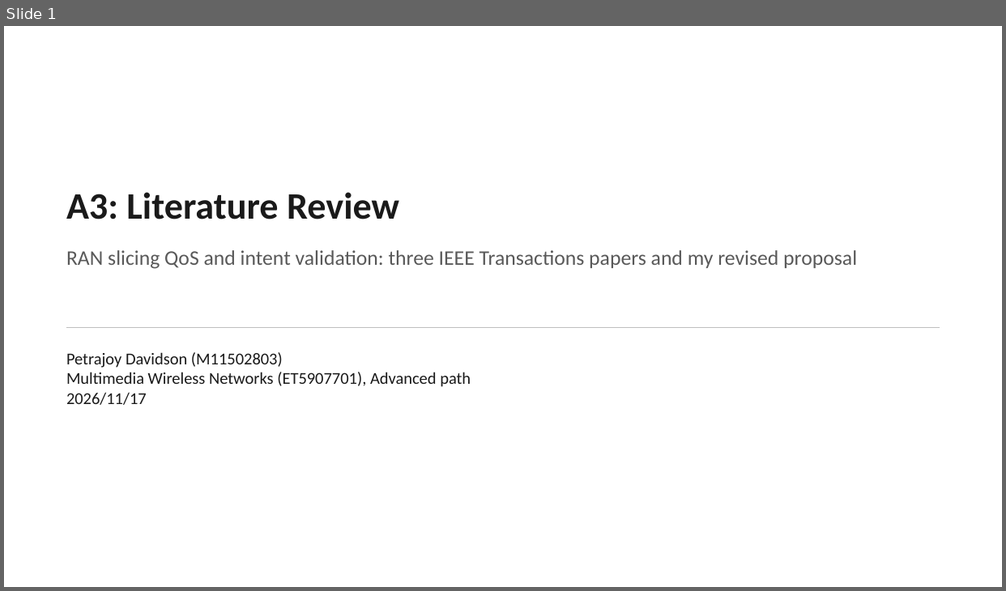
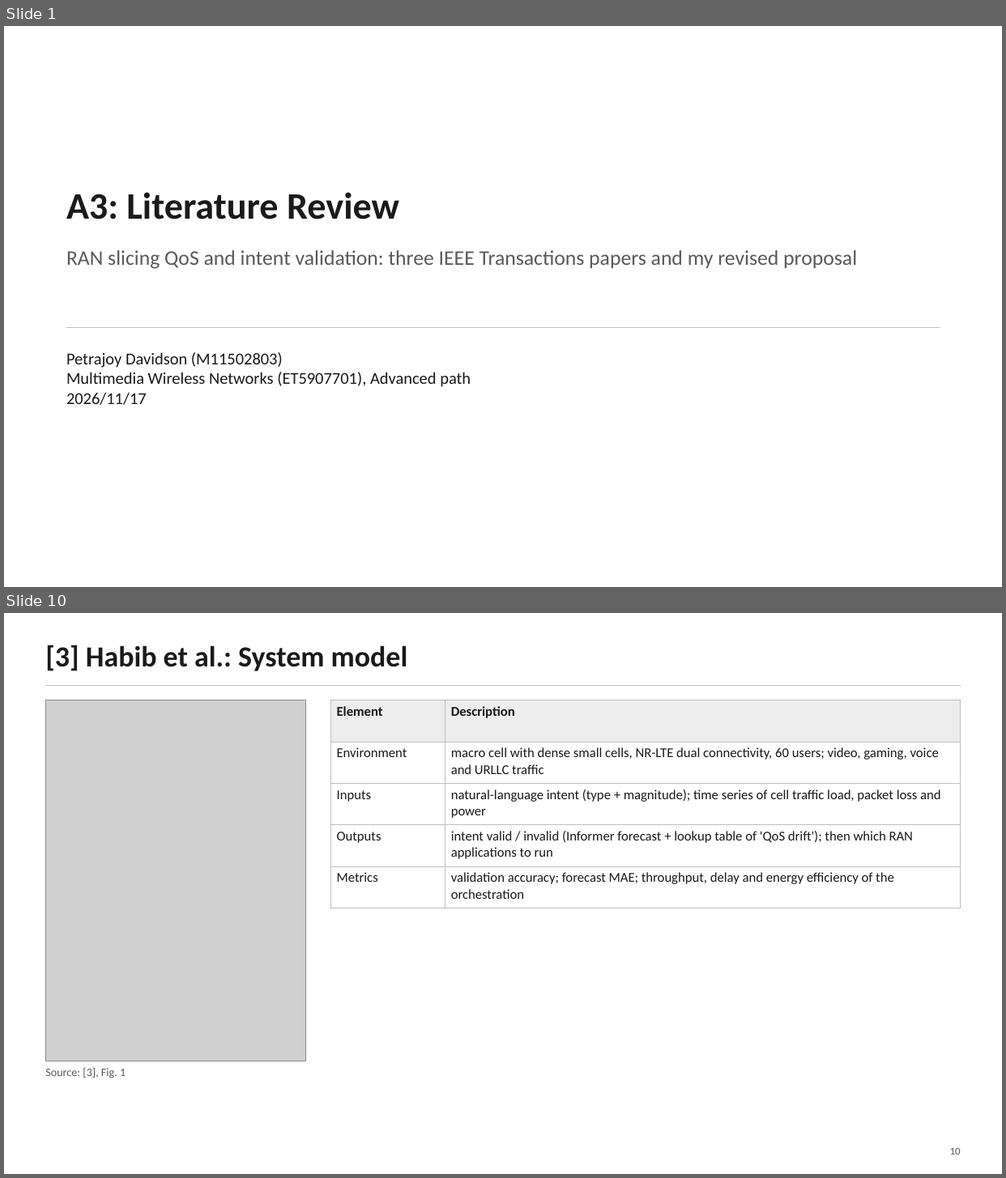
Before and after one commit to petrajoyd/MWN-2026-M11502803-Petrajoy-Davidson, a slide deck: A3-literature-review/presentation/A3-literature-review.pptx. Shown one above the other, each under a label of ours: slide 1 before the commit, slides 1 and 10 after it; the slides between them are not shown. The pictures are 1006x591 and 1006x1178 pixels, drawn with LibreOffice and Linux fonts; fonts in the diff are those of the drawing; grey boxes stand for pictures. Boxes give left, top, right and bottom in pixels: in the first picture for what was removed or moved away, otherwise in the second. Text is boxed around its words. In the diff, an @@ line names an element or a change of style, - is before the commit and + after.

```diff
--- a/A3-literature-review/presentation/A3-literature-review.pptx
+++ b/A3-literature-review/presentation/A3-literature-review.pptx
@@ slide 10 added at [4, 613, 1002, 1174], background #FFFFFF @@
@@ text added at [45, 645, 408, 671], 28 pt, text #1A1A1A, bold @@
+[3] Habib et al.: System model
@@ line added from (46, 686) to (961, 686), #BFBFBF 1 pt @@
@@ picture added at [46, 700, 305, 1062] @@
@@ table added at [330, 700, 961, 909], 5 rows, 2 columns @@
+Element | Description
+Environment | macro cell with dense small cells, NR-LTE dual connectivity, 60 users; video, gaming, voice and URLLC traffic
+Inputs | natural-language intent (type + magnitude); time series of cell traffic load, packet loss and power
+Outputs | intent valid / invalid (Informer forecast + lookup table of 'QoS drift'); then which RAN applications to run
+Metrics | validation accuracy; forecast MAE; throughput, delay and energy efficiency of the orchestration
@@ text added at [45, 1068, 126, 1079], 11 pt, text #595959 @@
+Source: [3], Fig. 1
@@ text added at [950, 1148, 961, 1155], 10 pt, text #595959 @@
+10
```
Also in this commit, not shown: 4 slides changed, 7 other slides added, 7 slides removed, 8 other files.
